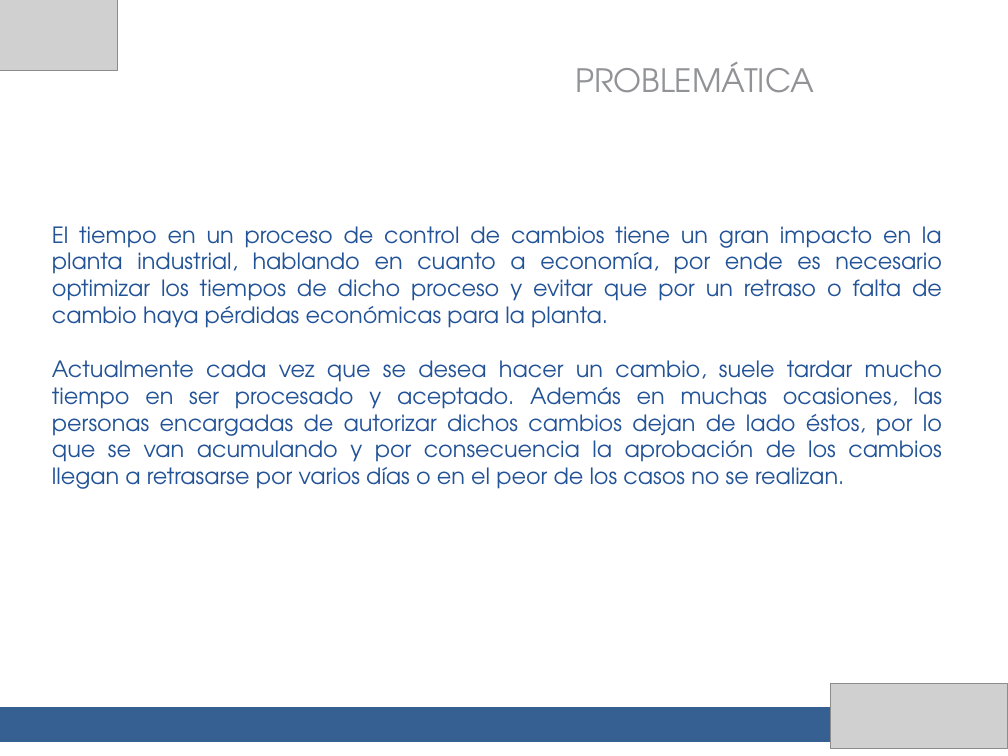
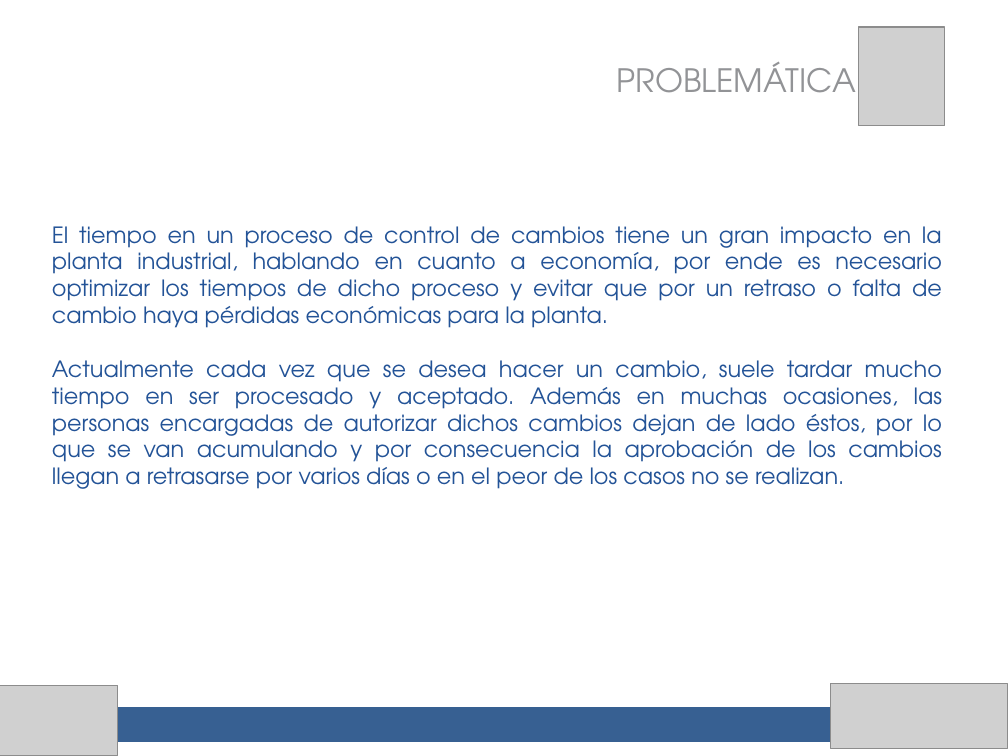
Before and after one commit to migreyes30/clinicaempresarial, a slide deck: slide 2 of presentacion final/Control de cambios.pptx (slide 3 before the commit). Drawn at 1008x756 pixels with LibreOffice and Linux fonts; fonts in the diff are those of the drawing; grey boxes stand for pictures. Boxes give left, top, right and bottom in pixels: in the first picture for what was removed or moved away, otherwise in the second. Text is boxed around its words. In the diff, an @@ line names an element or a change of style, - is before the commit and + after.

```diff
--- a/presentacion final/Control de cambios.pptx
+++ b/presentacion final/Control de cambios.pptx
@@ picture added at (859,27,946,126) @@
@@ text "PROBLEMÁTICA": place and size @@
-text "PROBLEMÁTICA" at (575,62,814,93)
+text "PROBLEMÁTICA" at (617,62,856,93)
@@ picture: place and size @@
-picture at (0,0,118,71)
+picture at (0,685,118,756)
```
Also in this commit, not shown: 19 other slides changed, 7 slides added, 7 slides removed, 1 other file.
